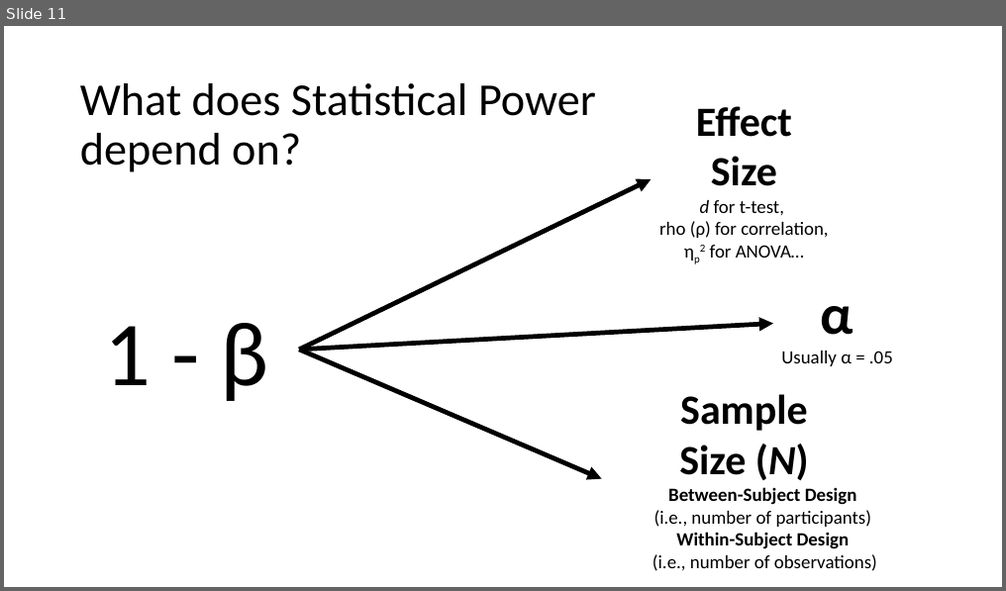
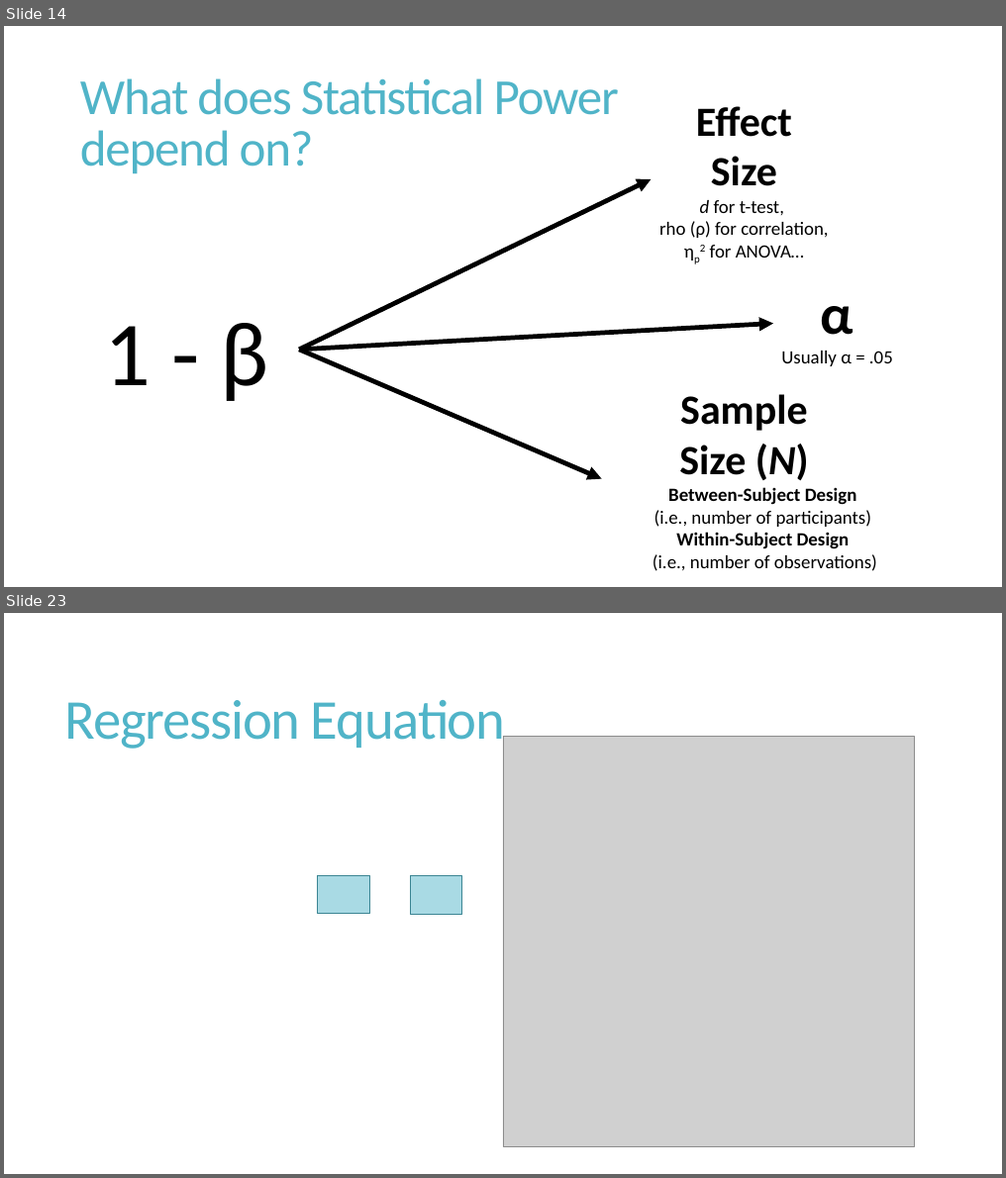
Before and after one commit to ncypris/power_sim, a slide deck: Power Simulation Workshop.pptx. Shown one above the other, each under a label of ours: slide 11 before the commit, slides 14 and 23 after it; the slides between them are not shown. The pictures are 1006x591 and 1006x1178 pixels, drawn with LibreOffice and Linux fonts; fonts in the diff are those of the drawing; grey boxes stand for pictures. Boxes give left, top, right and bottom in pixels: in the first picture for what was removed or moved away, otherwise in the second. Text is boxed around its words. In the diff, an @@ line names an element or a change of style, - is before the commit and + after.

Commit message:
Format and extra slides

```diff
--- a/Power Simulation Workshop.pptx
+++ b/Power Simulation Workshop.pptx
@@ slide 23 added at (x1=4, y1=613, x2=1002, y2=1174), background #FFFFFF @@
@@ title added at (x1=65, y1=700, x2=505, y2=752), 54 pt, text #50B4C8 @@
+Regression Equation
@@ picture added at (x1=503, y1=736, x2=915, y2=1147) @@
@@ rectangle added at (x1=317, y1=875, x2=369, y2=913), fill #50B4C8 at 49% opacity, outline #3B8594 1 pt @@
@@ rectangle added at (x1=411, y1=875, x2=461, y2=915), fill #50B4C8 at 49% opacity, outline #3B8594 1 pt @@
@@ what was slide 11 is now slide 14 @@
@@ slide 14 changed as well @@
@@ title "What does Statistical Power depend ..." at (x1=80, y1=78, x2=619, y2=174): size 44 to 48.6 pt, text colour #000000 to #50B4C8, letter spacing 0 to -1.2 pt; line spacing 0.9 to 0.85 @@
```
Also in this commit, not shown: 14 other slides changed, 14 other slides added, 1 slide removed.
